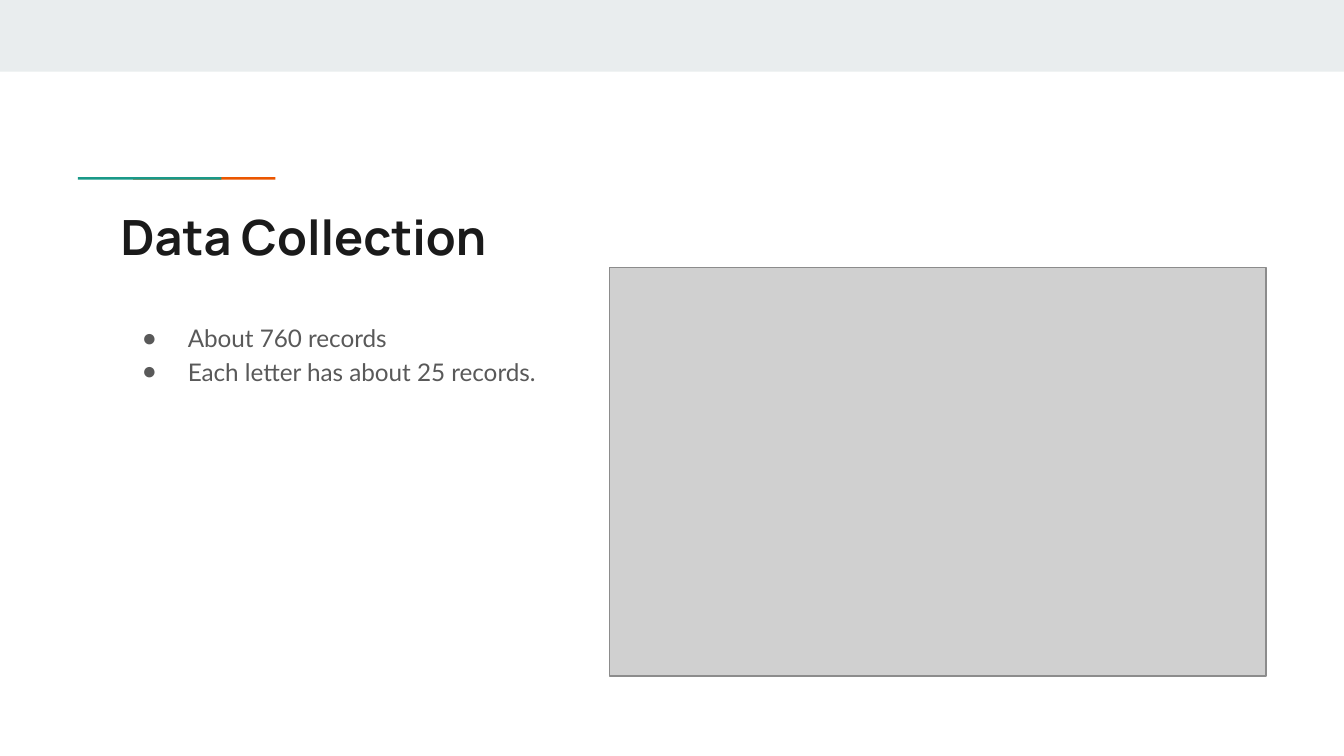
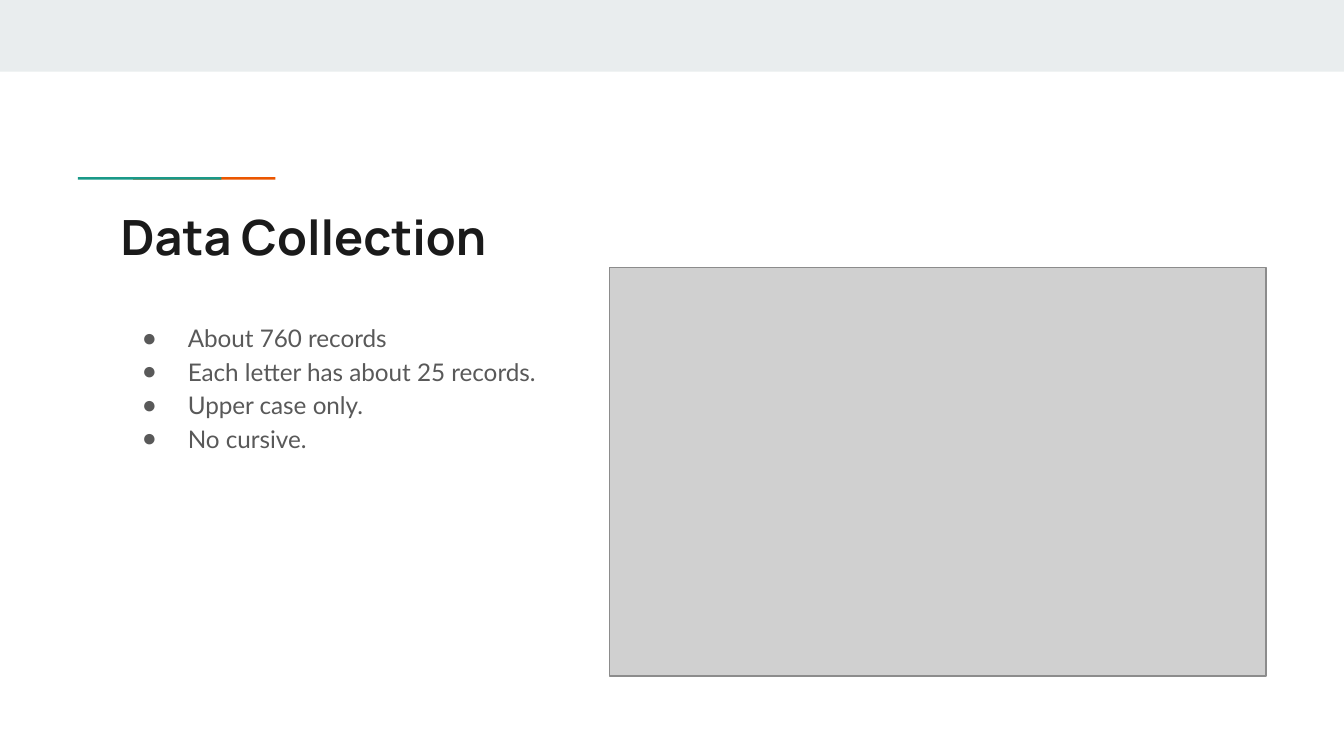
Before and after one commit to allen880117/DrawTablet, a slide deck: slide 6 of Team14.pptx (slide 5 before the commit). Drawn at 1344x756 pixels with LibreOffice and Linux fonts; fonts in the diff are those of the drawing; grey boxes stand for pictures. Boxes give left, top, right and bottom in pixels: in the first picture for what was removed or moved away, otherwise in the second. Text is boxed around its words. In the diff, an @@ line names an element or a change of style, - is before the commit and + after.

```diff
--- a/Team14.pptx
+++ b/Team14.pptx
@@ text at (x1=188, y1=396, x2=363, y2=448): paragraphs added @@
+● Upper case only.
+● No cursive.
```
Also in this commit, not shown: 11 other slides changed, 4 slides added.
